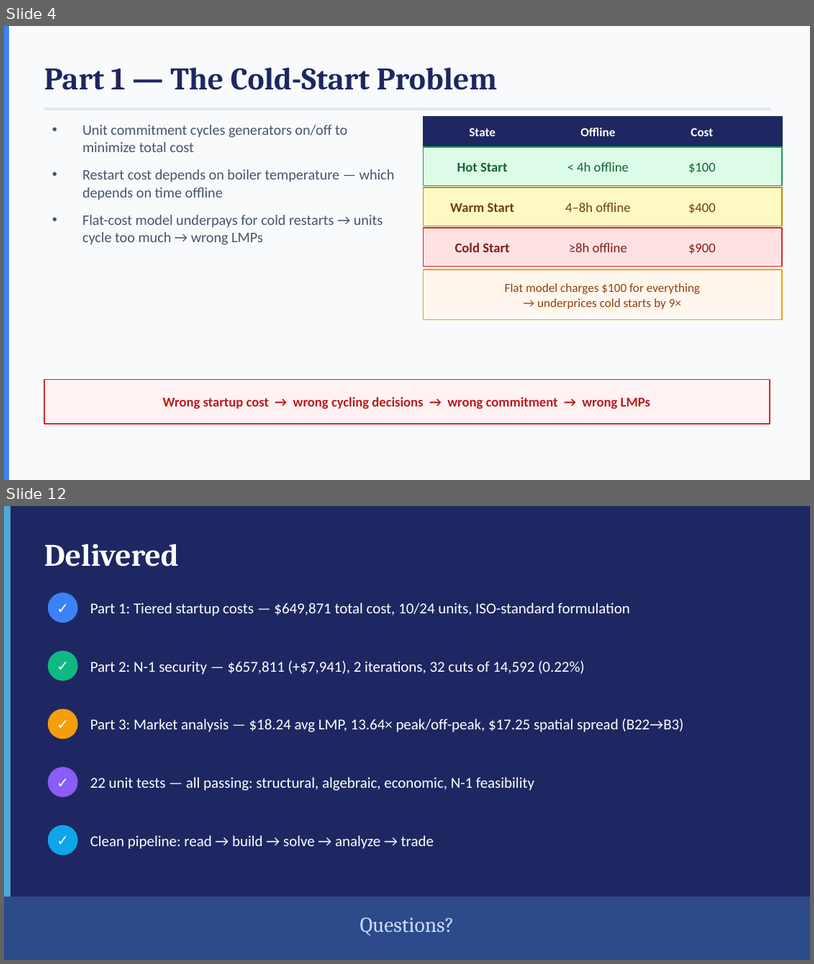
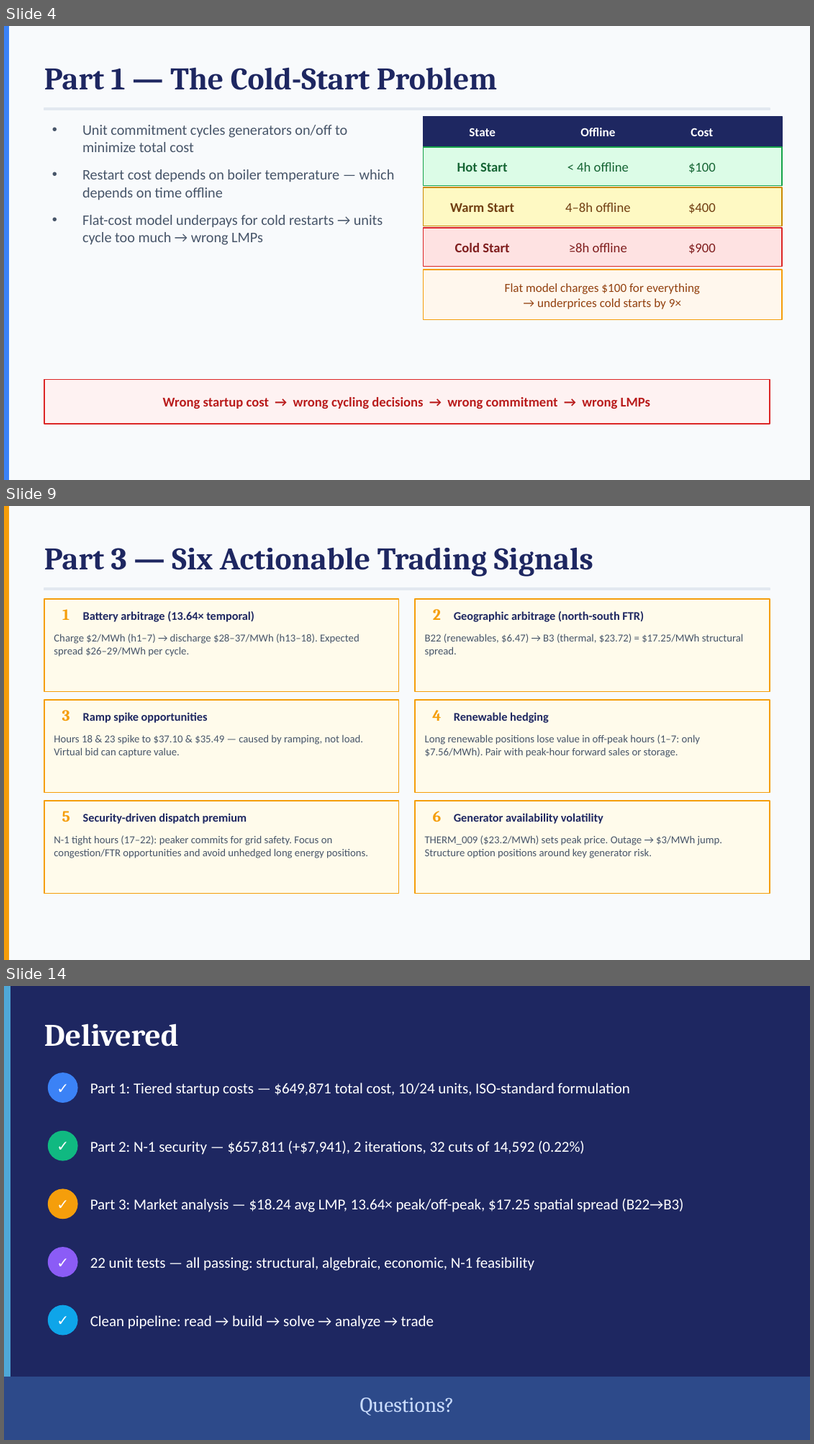
Before and after one commit to sb-at/chess_analyzer, a slide deck: TT/SCUC_Presentation.pptx. Shown one above the other, each under a label of ours: slides 4 and 12 before the commit, slides 4, 9 and 14 after it; the slides between them are not shown. The pictures are 814x964 and 814x1444 pixels, drawn with LibreOffice and Linux fonts; fonts in the diff are those of the drawing. Boxes give left, top, right and bottom in pixels: in the first picture for what was removed or moved away, otherwise in the second. Text is boxed around its words. In the diff, an @@ line names an element or a change of style, - is before the commit and + after.

```diff
--- a/TT/SCUC_Presentation.pptx
+++ b/TT/SCUC_Presentation.pptx
@@ slide 9 added at [4,506,810,960], background #F8FAFC @@
@@ rectangle added at [4,506,9,959], fill #F59E0B, outline #F59E0B 1 pt @@
@@ text added at [44,547,594,577], 28 pt, text #1E2761, bold @@
+Part 3 — Six Actionable Trading Signals
@@ rectangle added at [44,588,770,590], fill #E2E8F0, outline #E2E8F0 1 pt @@
@@ rectangle added at [44,599,399,692], fill #FFFBEB, outline #F59E0B 1 pt @@
@@ text added at [62,609,70,620], 14 pt, text #F59E0B, bold @@
+1
@@ text added at [83,611,255,622], 10.5 pt, text #1E2761, bold @@
+Battery arbitrage (13.64× temporal)
@@ rectangle added at [415,599,770,692], fill #FFFBEB, outline #F59E0B 1 pt @@
@@ text added at [433,609,441,620], 14 pt, text #F59E0B, bold @@
+2
@@ text added at [454,611,644,622], 10.5 pt, text #1E2761, bold @@
+Geographic arbitrage (north-south FTR)
@@ text added at [54,633,360,656], 9.5 pt, text #475569 @@
+Charge $2/MWh (h1–7) → discharge $28–37/MWh (h13–18). Expected spread $26–29/MWh per cycle.
@@ text added at [425,633,744,656], 9.5 pt, text #475569 @@
+B22 (renewables, $6.47) → B3 (thermal, $23.72) = $17.25/MWh structural spread.
@@ rectangle added at [44,700,399,793], fill #FFFBEB, outline #F59E0B 1 pt @@
@@ rectangle added at [415,700,770,793], fill #FFFBEB, outline #F59E0B 1 pt @@
@@ text added at [62,710,70,721], 14 pt, text #F59E0B, bold @@
+3
@@ text added at [83,712,208,723], 10.5 pt, text #1E2761, bold @@
+Ramp spike opportunities
@@ text added at [432,710,441,721], 14 pt, text #F59E0B, bold @@
+4
@@ text added at [454,712,549,723], 10.5 pt, text #1E2761, bold @@
+Renewable hedging
@@ text added at [54,734,363,757], 9.5 pt, text #475569 @@
+Hours 18 & 23 spike to $37.10 & $35.49 — caused by ramping, not load. Virtual bid can capture value.
@@ text added at [425,734,701,757], 9.5 pt, text #475569 @@
+Long renewable positions lose value in off-peak hours (1–7: only $7.56/MWh). Pair with peak-hour forward sales or storage.
@@ rectangle added at [44,800,399,893], fill #FFFBEB, outline #F59E0B 1 pt @@
@@ rectangle added at [415,800,770,893], fill #FFFBEB, outline #F59E0B 1 pt @@
@@ text added at [62,811,70,821], 14 pt, text #F59E0B, bold @@
+5
@@ text added at [83,813,247,824], 10.5 pt, text #1E2761, bold @@
+Security-driven dispatch premium
@@ text added at [433,811,442,821], 14 pt, text #F59E0B, bold @@
+6
@@ text added at [454,813,604,824], 10.5 pt, text #1E2761, bold @@
+Generator availability volatility
@@ text added at [54,835,368,858], 9.5 pt, text #475569 @@
+N-1 tight hours (17–22): peaker commits for grid safety. Focus on congestion/FTR opportunities and avoid unhedged long energy positions.
@@ text added at [425,835,723,858], 9.5 pt, text #475569 @@
+THERM_009 ($23.2/MWh) sets peak price. Outage → $3/MWh jump. Structure option positions around key generator risk.
@@ what was slide 12 is now slide 14 @@
```
Also in this commit, not shown: 9 slides changed, 2 other slides added, 1 slide removed.
